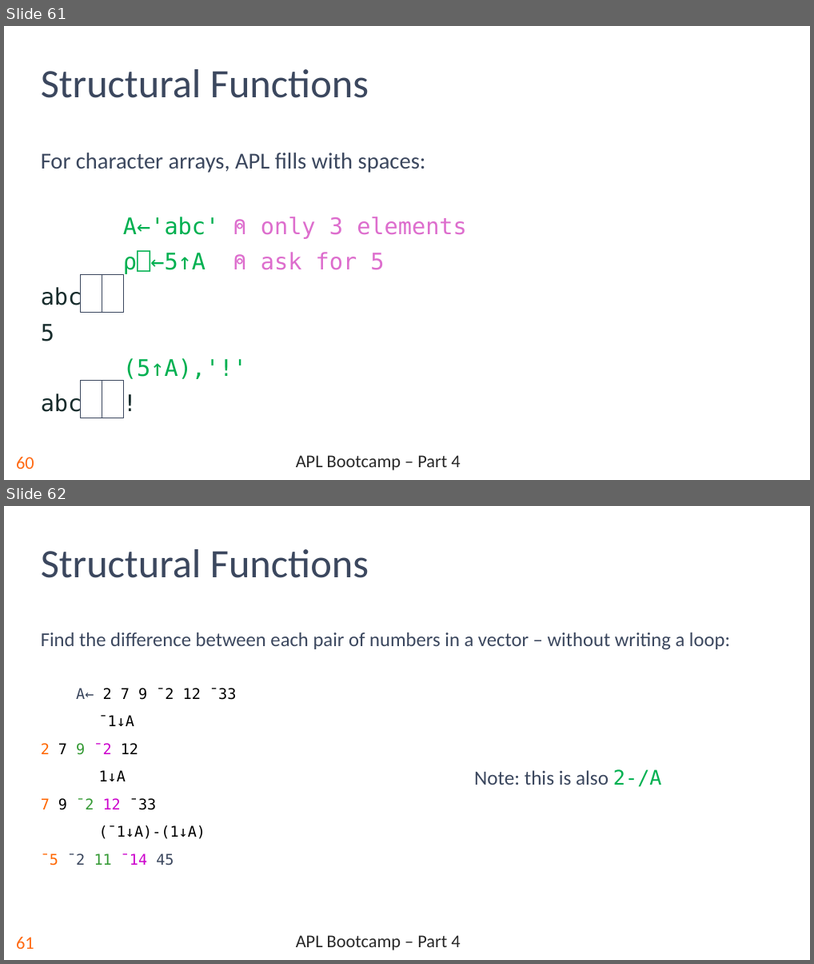
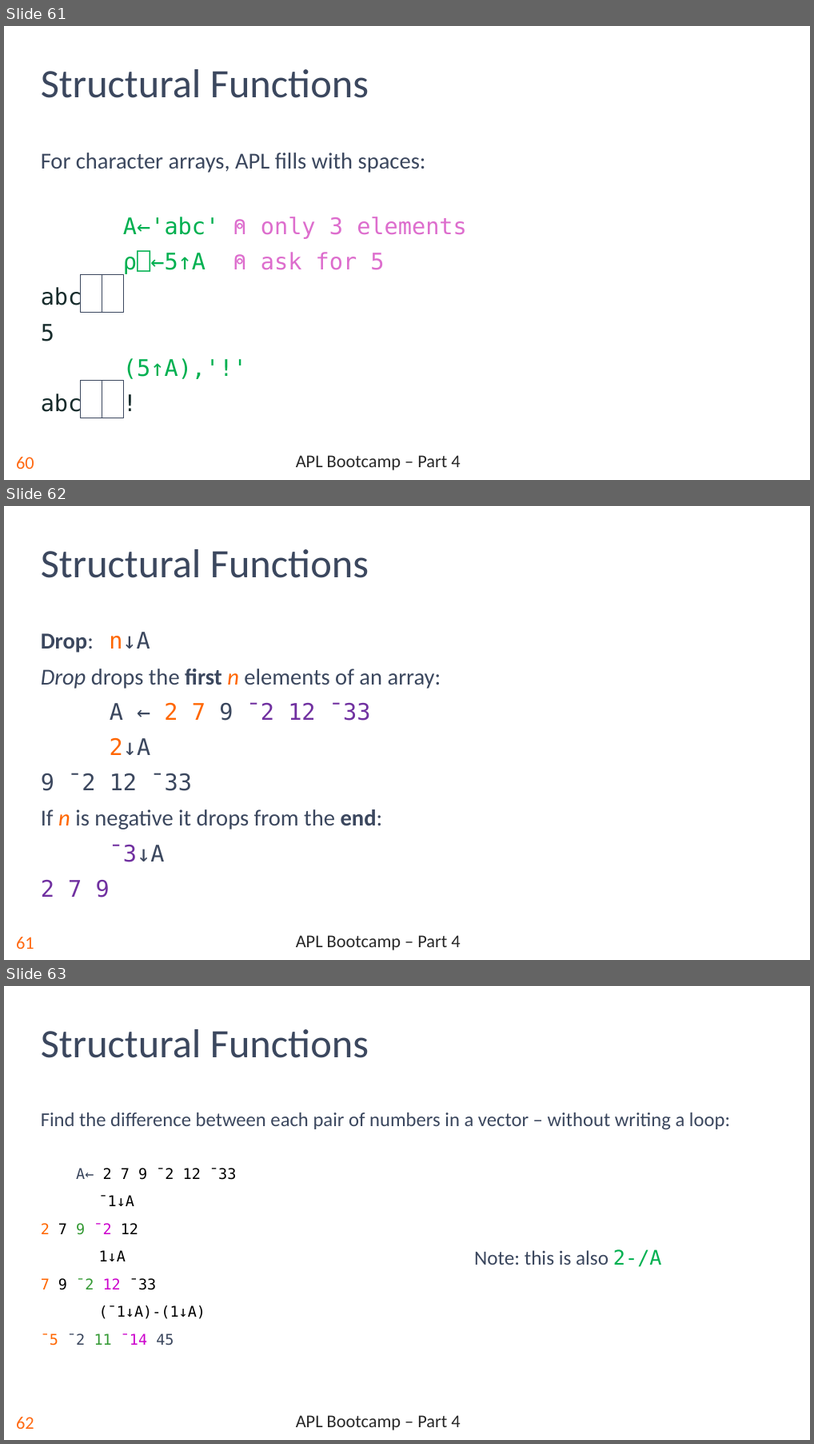
Before and after one commit to rikedyp/APLBootcamp, a slide deck: slides/APL_Bootcamp-part-4.pptx. Shown one above the other, each under a label of ours: slides 61 and 62 before the commit, slides 61, 62 and 63 after it. The pictures are 814x964 and 814x1444 pixels, drawn with LibreOffice and Linux fonts; fonts in the diff are those of the drawing; background and template pictures are left out. Boxes give left, top, right and bottom in pixels: in the first picture for what was removed or moved away, otherwise in the second. Text is boxed around its words. In the diff, an @@ line names an element or a change of style, - is before the commit and + after.

```diff
--- a/slides/APL_Bootcamp-part-4.pptx
+++ b/slides/APL_Bootcamp-part-4.pptx
@@ slide 62 added at [4, 506, 810, 960], background #FFFFFF; not listed: 2 template elements that a slide beside it also shows @@
@@ title added at [41, 549, 369, 578], 36 pt, text #3B475E @@
+Structural Functions
@@ text added at [41, 632, 442, 897], 20.4 pt, text #3B475E @@
+Drop: n↓A
+Drop drops the first n elements of an array:
+A ← 2 7 9 ¯2 12 ¯33
+2↓A
+9 ¯2 12 ¯33
+If n is negative it drops from the end:
+¯3↓A
+2 7 9
@@ what was slide 62 is now slide 63 @@
@@ page number at [16, 1416, 34, 1428]: text changed @@
-61
+62
```
Also in this commit, not shown: 1 slide changed, 5 other files.
